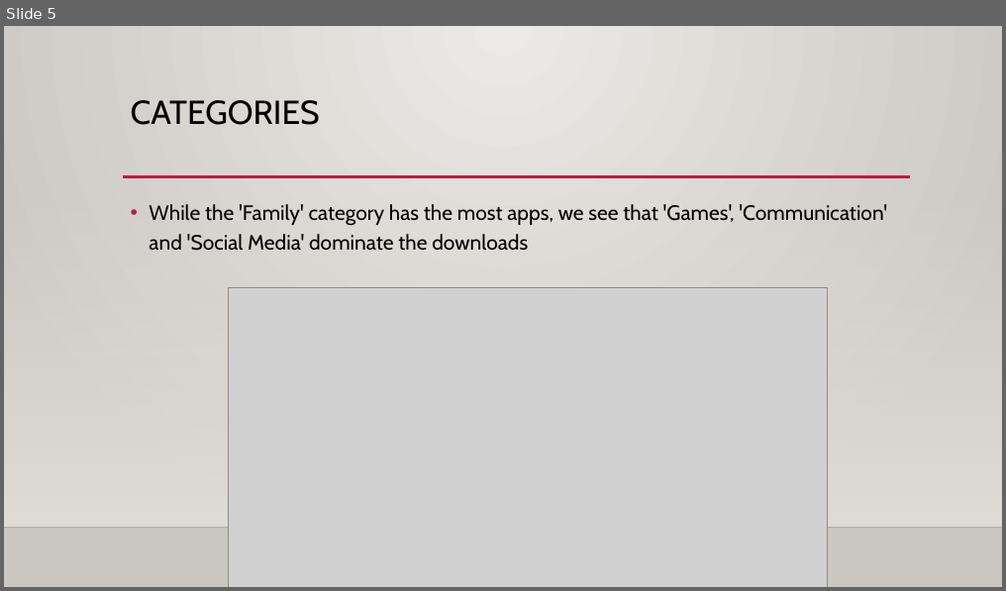
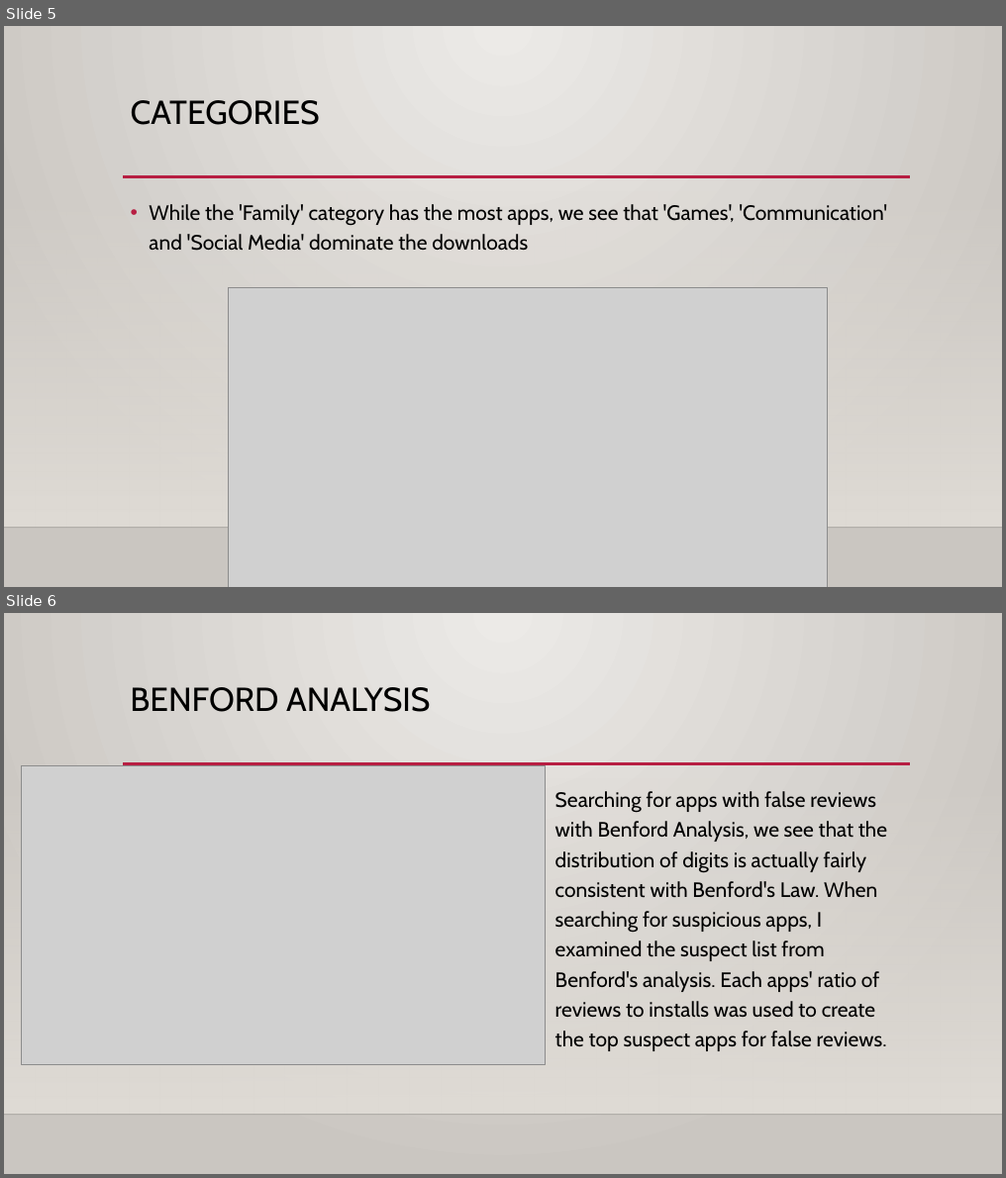
Before and after one commit to dave-anderson-mssp/Google-Apps, a slide deck: google apps.pptx. Shown one above the other, each under a label of ours: slide 5 before the commit, slides 5 and 6 after it. The pictures are 1006x591 and 1006x1178 pixels, drawn with LibreOffice and Linux fonts; fonts in the diff are those of the drawing; grey boxes stand for pictures; background and template pictures are left out. Boxes give left, top, right and bottom in pixels: in the first picture for what was removed or moved away, otherwise in the second. Text is boxed around its words. In the diff, an @@ line names an element or a change of style, - is before the commit and + after.

```diff
--- a/google apps.pptx
+++ b/google apps.pptx
@@ slide 6 added at (x1=4, y1=613, x2=1002, y2=1174), background gradient #ECEAE7 to #CAC7C1; not listed: 3 template elements that a slide beside it also shows @@
@@ title added at (x1=130, y1=687, x2=431, y2=712), 32 pt, text #000000 @@
+BENFORD ANALYSIS
@@ picture added at (x1=21, y1=765, x2=546, y2=1065) @@
@@ text added at (x1=555, y1=791, x2=887, y2=1052), 20 pt, text #000000 @@
+• Searching for apps with false reviews with Benford Analysis, we see that the distribution of digits is actually fairly consistent with Benford's Law. When searching for suspicious apps, I examined the suspect list from Benford's analysis. Each apps' ratio of reviews to installs was used to create the top suspect apps for false reviews.
```
Also in this commit, not shown: 1 other file.
